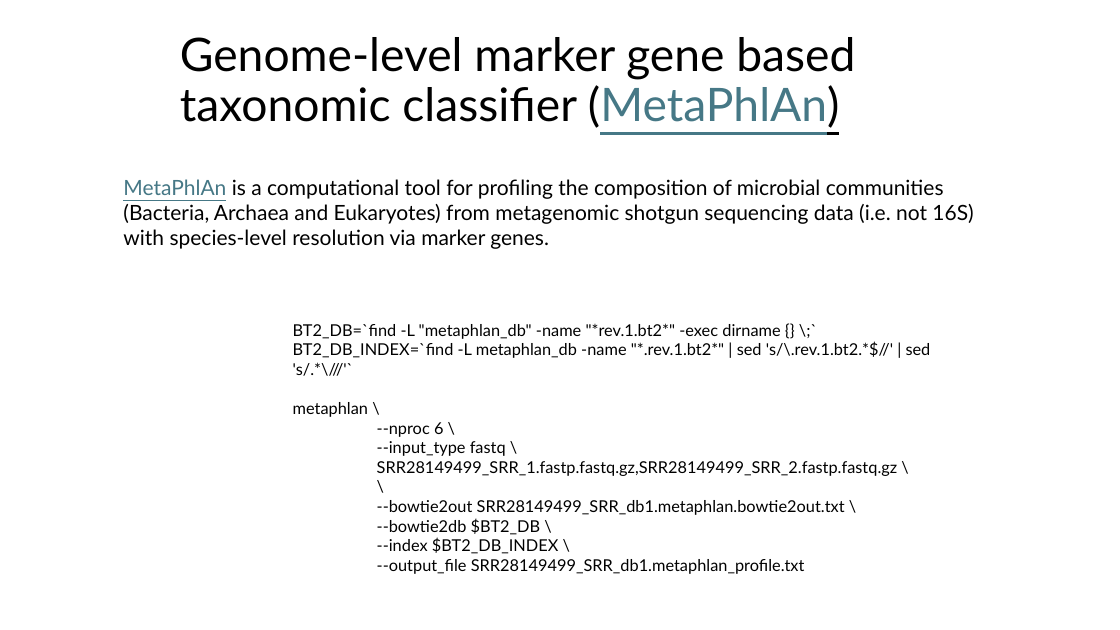
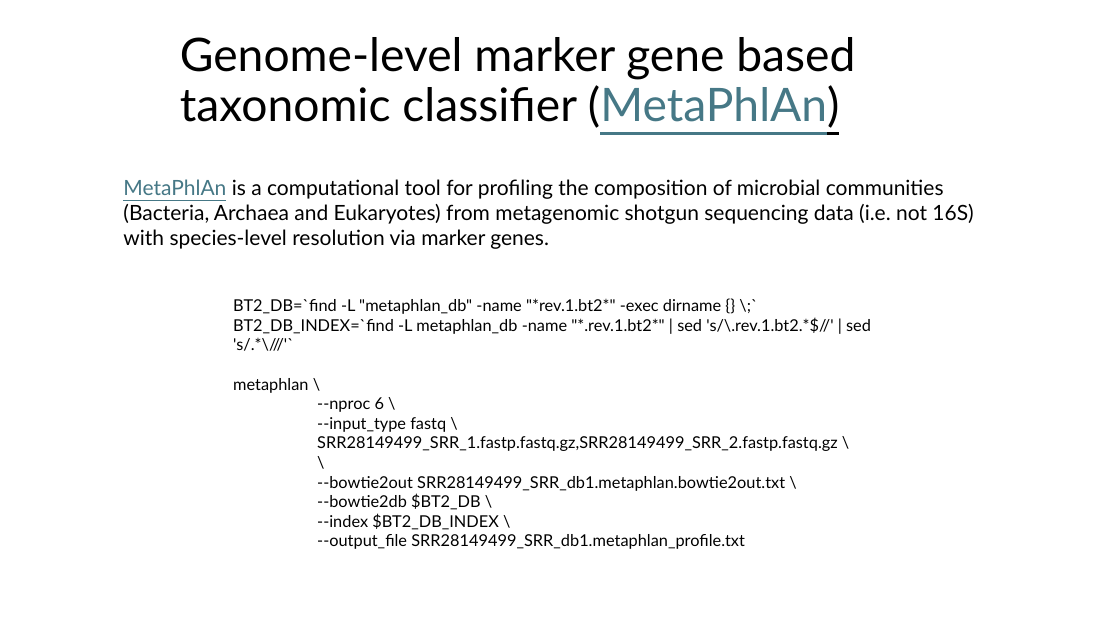
Before and after one commit to biosustain/dsp_metagenomics_training, a slide deck: slide 11 of course_contents/DataProcessing_taxprofiler.pptx. Drawn at 1120x630 pixels with LibreOffice and Linux fonts; fonts in the diff are those of the drawing. Boxes give left, top, right and bottom in pixels: in the first picture for what was removed or moved away, otherwise in the second. Text is boxed around its words. In the diff, an @@ line names an element or a change of style, - is before the commit and + after.

```diff
--- a/course_contents/DataProcessing_taxprofiler.pptx
+++ b/course_contents/DataProcessing_taxprofiler.pptx
@@ text "BT2_DB=`find -L "metaphlan_db" -name "*rev.1.bt2*" ...": place and size @@
-text "BT2_DB=`find -L "metaphlan_db" -name "*rev.1.bt2*" ..." at [293, 323, 931, 574]
+text "BT2_DB=`find -L "metaphlan_db" -name "*rev.1.bt2*" ..." at [233, 298, 871, 549]
```
Also in this commit, not shown: 4 other slides changed.
